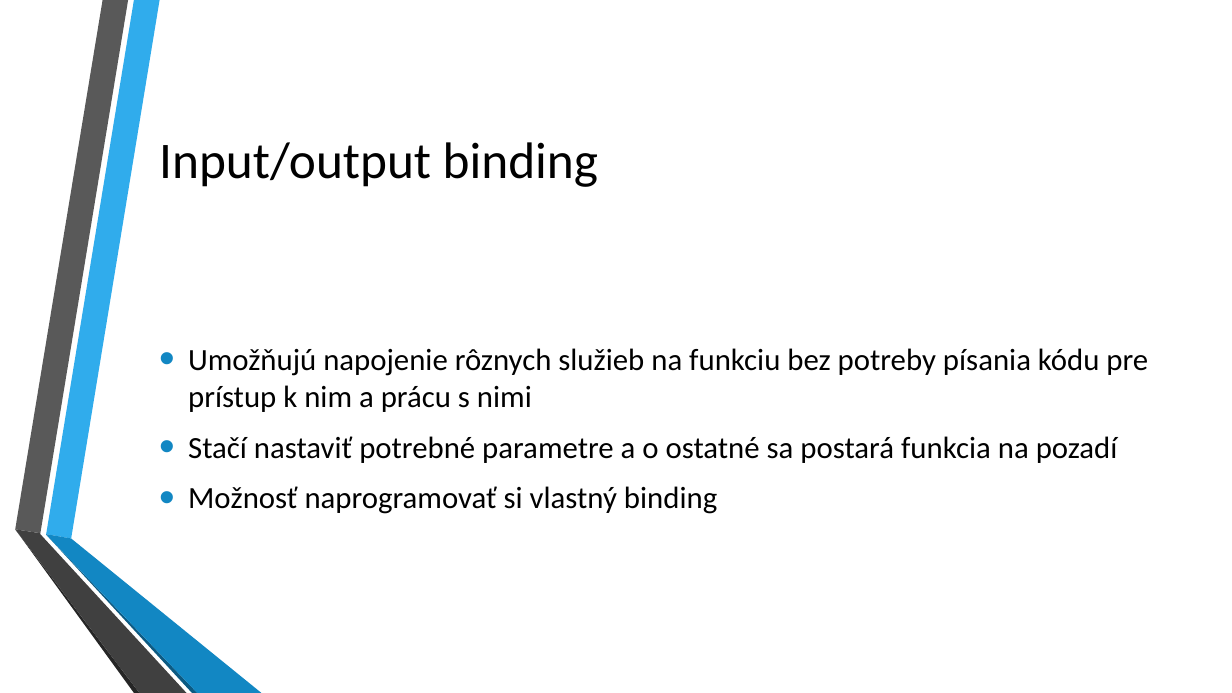
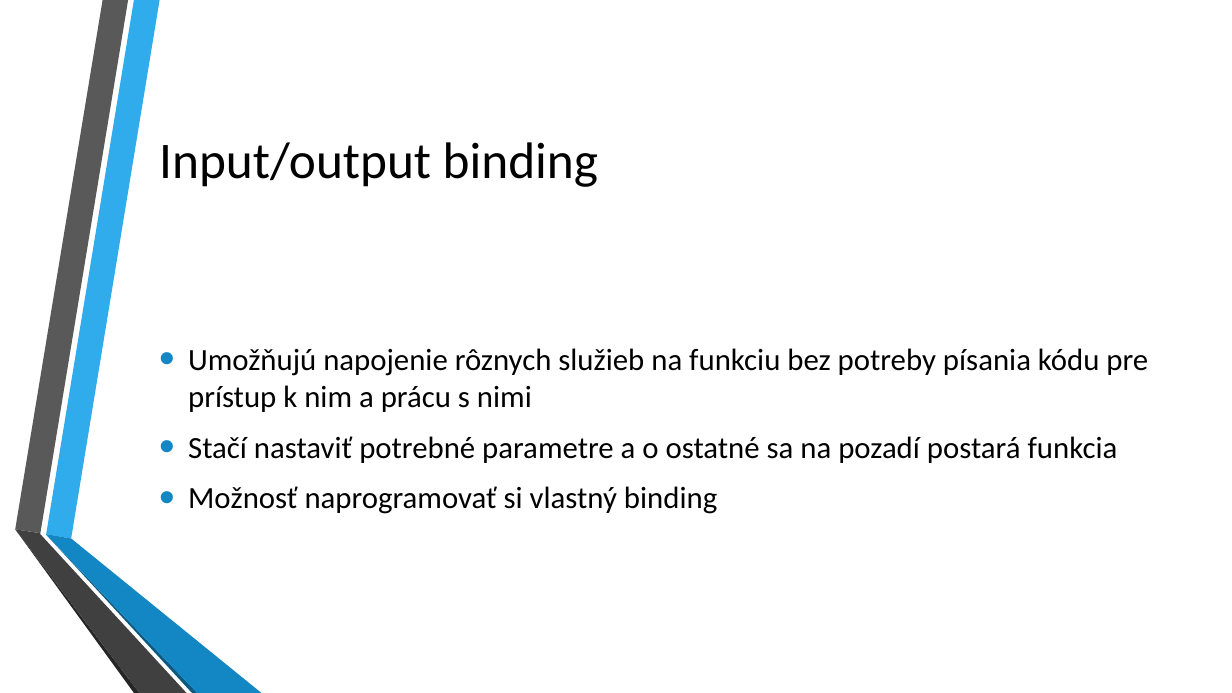
Before and after one commit to kubinko/Azure-Resources-Overview, a slide deck: slide 22 of 04 - Azure Functions/Azure Functions.pptx. Drawn at 1232x693 pixels with LibreOffice and Linux fonts; fonts in the diff are those of the drawing; background and template pictures are left out. Boxes give left, top, right and bottom in pixels: in the first picture for what was removed or moved away, otherwise in the second. Text is boxed around its words. In the diff, an @@ line names an element or a change of style, - is before the commit and + after.

```diff
--- a/04 - Azure Functions/Azure Functions.pptx
+++ b/04 - Azure Functions/Azure Functions.pptx
@@ text at <box>188,436,1118,463</box>: text changed @@
-• Stačí nastaviť potrebné parametre a o ostatné sa postará funkcia na pozadí
+• Stačí nastaviť potrebné parametre a o ostatné sa na pozadí postará funkcia
```
Also in this commit, not shown: 5 other slides changed, 1 slide added, 3 other files.
